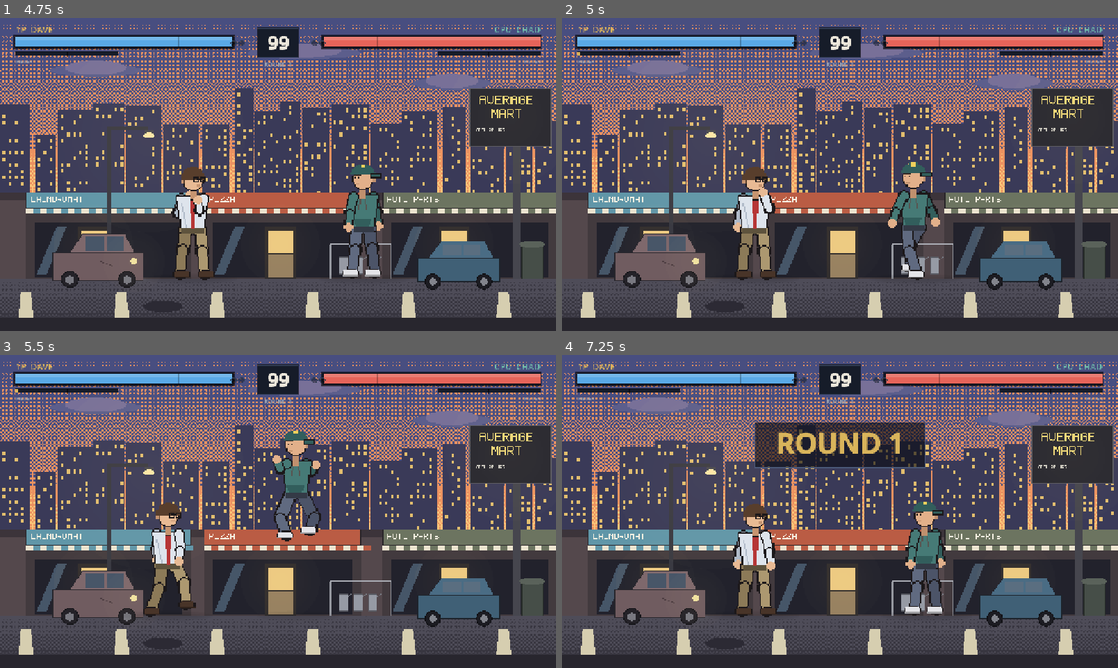
Above: before the commit, frames 1-4 (two rows, left to right).
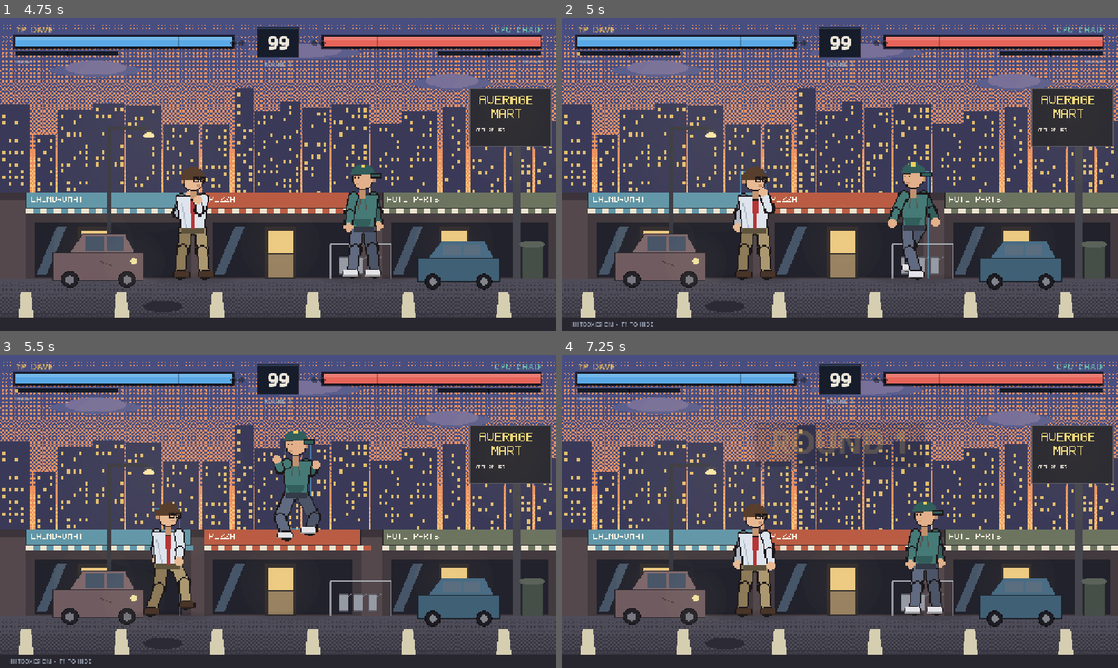
Above: after the commit, the same moments.

Repository: DrCzechyl/AverageCombat
Game: Godot game, scene res://scenes/ui/main_menu.tscn
Two runs of this game, one before a commit and one after it. Both use one fixed random seed, a clock stepped at 60 frames per second and the inputs below.
Inputs (mouse positions are in pixels of both pictures, inside the frame that each line leads up to):
- Up to frame 1 (4.75 s): click "ARCADE" at 0.5 s; tap Enter (p1_confirm) at 1.25, 1.35 s; move the mouse to (400, 158) at 1.27 s; hold D (p1_right) 1.28-2.03 s; click (400, 158) at 1.42 s; move the mouse to (166, 190) at 2.02 s; hold S 2.03-2.78 s; tap F (p1_light) at 2.1 s; move the mouse to (333, 105) at 2.77 s; hold D (p1_right) 2.78-3.53 s; tap Keypad Enter (p2_confirm) at 2.85 s; move the mouse to (250, 237) at 3.52 s; hold W 3.53-4.28 s; tap Left (p2_left) at 3.6 s; click (250, 237) at 3.67 s; move the mouse to (444, 221) at 4.27 s; hold A (p1_left) from 4.28 s (still down); tap Keypad 1 (p2_light) at 4.35 s
- Up to frame 2 (5 s): keep holding A (p1_left); tap F1 (debug_hitboxes) at 4.9 s
- Up to frame 3 (5.5 s): keep holding A (p1_left); move the mouse to (111, 464) at 5.02 s; tap Right (p2_right) at 5.1 s
- Up to frame 4 (7.25 s): tap Escape (pause) at 5.65 s; release A (p1_left) at 5.75 s; click "RESTART MATCH" at 5.75 s; move the mouse to (867, 511) at 6.52 s; hold S from 6.53 s (still down); tap G at 6.6 s; click (867, 511) at 6.67 s; tap F5 (reset_round) at 7.15 s

Frame 1 is identical in both runs. In frame 2, 0.2% of the frame differs, in the area x 2-66%, y 48-99%; in frame 3, 0.2%; in frame 4, 4.5%, in the area x 34-66%, y 21-37%.

Commit message:
Fix fighter combat and match flow edge cases

Diff:
--- a/scripts/autoload/game.gd
+++ b/scripts/autoload/game.gd
@@ -82,6 +82,8 @@
 		p2_id = arcade["ladder"][0]
 	else:
 		p2_id = new_p2 if new_p2 != "" else CharacterDB.random_other(p1_id)
+	if not versus and p2_id == p1_id:
+		p2_id = CharacterDB.random_other(p1_id)
 	SaveData.last_picks["p1"] = p1_id
 	SaveData.last_picks["p2"] = p2_id
 	SaveData.save_game()
--- a/scripts/autoload/save_data.gd
+++ b/scripts/autoload/save_data.gd
@@ -46,6 +46,15 @@
 	# Clamp anything a hand-edited config might have broken.
 	settings["volume"] = clampf(float(settings["volume"]), 0.0, 1.0)
 	settings["difficulty"] = clampi(int(settings["difficulty"]), 1, 3)
+	for key in ["screen_shake", "hitstop", "show_hitboxes", "fullscreen"]:
+		if not (settings[key] is bool):
+			settings[key] = DEFAULT_SETTINGS[key]
+	if last_picks["p1"] not in CharacterDB.ORDER:
+		last_picks["p1"] = "dave"
+	if last_picks["p2"] not in CharacterDB.ORDER:
+		last_picks["p2"] = "karen"
+	if last_picks["stage"] not in StageDB.ORDER:
+		last_picks["stage"] = "breakroom"
 
 
 func save_game() -> void:
--- a/scripts/autoload/sfx.gd
+++ b/scripts/autoload/sfx.gd
@@ -26,6 +26,7 @@
 
 
 func _ready() -> void:
+	process_mode = Node.PROCESS_MODE_ALWAYS
 	for key in SOUNDS:
 		var path: String = SOUNDS[key]
 		if ResourceLoader.exists(path):
--- a/scripts/data/character_db.gd
+++ b/scripts/data/character_db.gd
@@ -127,7 +127,7 @@
 		"knockback": 340.0, "launch": 0.0, "height": "mid",
 		"hitbox": Rect2(18, -232, 140, 90),
 		"meter_gain": 0.0, "meter_cost": 50.0,
-		"sfx": "projectile", "hit_sfx": "hit_heavy",
+		"sfx": "swing", "hit_sfx": "hit_heavy",
 		"lunge": 420.0, "armor": false, "chip": 0.12,
 	},
 }
--- a/scripts/fight/ai_controller.gd
+++ b/scripts/fight/ai_controller.gd
@@ -40,20 +40,23 @@
 	if _block_ticks > 0:
 		_block_ticks -= 1
 
-	if _block_ticks > 0:
-		out["block"] = true
-		out["crouch"] = _crouch_block
-		return out
-
 	var dx := foe.pos.x - me.pos.x
 	var dist := absf(dx)
 	var toward := 1 if dx >= 0.0 else -1
 
-	if _tick % _interval == 0:
+	if _block_ticks <= 0 and _tick % _interval == 0:
 		_think(me, foe, dist, toward)
 
 	if _retreat_ticks > 0:
 		_retreat_ticks -= 1
+		_dir = -toward
+		_crouch = false
+
+	if _block_ticks > 0:
+		out["block"] = true
+		out["crouch"] = _crouch_block
+		out["dir"] = _dir
+		return out
 
 	out["dir"] = _dir
 	out["crouch"] = _crouch
--- a/scripts/fight/arena.gd
+++ b/scripts/fight/arena.gd
@@ -189,6 +189,53 @@
 		Phase.MATCH_END:
 			_step_match_end()
 
+	_separate_bodies()
+
+
+func _separate_bodies() -> void:
+	if p1.airborne or p2.airborne:
+		return
+	var min_dist := CharacterDB.BODY_HALF_WIDTH * 2.0
+	var pos1 := p1.pos
+	var pos2 := p2.pos
+	var delta := pos2.x - pos1.x
+	var dist := absf(delta)
+	if dist >= min_dist:
+		return
+	var sign := 1.0 if delta >= 0.0 else -1.0
+	var half := (min_dist - dist) * 0.5
+	pos1.x -= sign * half
+	pos2.x += sign * half
+	pos1.x = clampf(pos1.x, p1.bounds.x, p1.bounds.y)
+	pos2.x = clampf(pos2.x, p2.bounds.x, p2.bounds.y)
+	delta = pos2.x - pos1.x
+	dist = absf(delta)
+	if dist < min_dist:
+		var leftover := min_dist - dist
+		sign = 1.0 if delta >= 0.0 else -1.0
+		var room1 := (pos1.x - p1.bounds.x) if sign > 0.0 else (p1.bounds.y - pos1.x)
+		var room2 := (p2.bounds.y - pos2.x) if sign > 0.0 else (pos2.x - p2.bounds.x)
+		room1 = maxf(0.0, room1)
+		room2 = maxf(0.0, room2)
+		if room2 >= room1:
+			var push2 := minf(leftover, room2)
+			pos2.x += sign * push2
+			leftover -= push2
+			if leftover > 0.0:
+				pos1.x -= sign * minf(leftover, room1)
+		else:
+			var push1 := minf(leftover, room1)
+			pos1.x -= sign * push1
+			leftover -= push1
+			if leftover > 0.0:
+				pos2.x += sign * minf(leftover, room2)
+		pos1.x = clampf(pos1.x, p1.bounds.x, p1.bounds.y)
+		pos2.x = clampf(pos2.x, p2.bounds.x, p2.bounds.y)
+	p1.pos = pos1
+	p2.pos = pos2
+	p1.position = pos1
+	p2.position = pos2
+
 
 func _step_intro() -> void:
 	p1.tick(InputRouter.blank())
@@ -218,10 +265,14 @@
 
 	_handle_spawns()
 	_resolve_melee()
-	_update_projectiles()
+	# Hitstop freezes projectiles and the clock. The impact step already resolved.
+	var frozen := p1.hitstop > 0 or p2.hitstop > 0
+	if not frozen:
+		_update_projectiles()
 	_handle_landings()
 	_update_combos()
-	_update_timer()
+	if not frozen:
+		_update_timer()
 	_check_ko()
 
 
@@ -307,6 +358,8 @@
 
 func _register_hit(attacker_index: int, attacker: Fighter, defender: Fighter,
 		hit: Dictionary, info: Dictionary, result: Dictionary, blocked: bool) -> void:
+	if bool(result.get("ko", false)):
+		blocked = false
 	var contact: Vector2 = hit["rect"].get_center()
 	var heavy := float(result["damage"]) >= 80.0
 	# Landing (or getting blocked) builds the attacker's meter.
@@ -338,26 +391,29 @@
 		var f: Fighter = p1 if i == 0 else p2
 		if f.state != Fighter.State.ATTACK or f.move.is_empty():
 			continue
-		if not f.move.has("projectile"):
+		if not f.move.has("projectile") or f.move_projectile_spawned:
 			continue
 		if f.move_tick == int(f.move.get("startup", 1)):
 			var proj := Projectile.new()
 			proj.setup(f, f.move["projectile"])
 			projectiles_root.add_child(proj)
 			projectiles.append(proj)
+			f.move_projectile_spawned = true
 
 
 func _update_projectiles() -> void:
 	for proj in projectiles.duplicate():
-		if not is_instance_valid(proj) or proj.dead:
+		if not is_instance_valid(proj):
 			projectiles.erase(proj)
-			if is_instance_valid(proj):
-				proj.queue_free()
+			continue
+		if proj.dead:
+			_retire_projectile(proj)
 			continue
 		proj.tick()
 		var defender: Fighter = p2 if proj.owner_index == 0 else p1
 		if defender.can_be_hit() and proj.hitbox().intersects(defender.hurtbox()):
-			var blocked := defender.is_guarding("mid")
+			proj.connected = true
+			var blocked := defender.is_guarding(str(proj.info.get("height", "mid")))
 			var info: Dictionary = proj.info.duplicate(true)
 			var scale := 1.0
 			if not blocked:
@@ -369,6 +425,9 @@
 			proj.dead = true
 			proj.queue_free()
 			projectiles.erase(proj)
+			continue
+		if proj.dead:
+			_retire_projectile(proj)
 
 
 func _update_combos() -> void:
@@ -611,3 +670,28 @@
 	p2.debug_boxes = value
 	p1.queue_redraw()
 	p2.queue_redraw()
+
+
+func _unhandled_input(event: InputEvent) -> void:
+	if event.is_action_pressed("debug_hitboxes"):
+		set_hitboxes_visible(not hitboxes_visible)
+		if pause_menu != null and pause_menu._hitbox_button != null:
+			pause_menu._hitbox_button.text = "HITBOXES: %s" % ("ON" if hitboxes_visible else "OFF")
+		get_viewport().set_input_as_handled()
+		return
+	if event.is_action_pressed("reset_round"):
+		if not finished:
+			if training:
+				_training_reset()
+			else:
+				_start_round()
+		get_viewport().set_input_as_handled()
+
+
+func _retire_projectile(proj: Projectile) -> void:
+	if is_instance_valid(proj) and not proj.connected:
+		var owner: Fighter = p1 if proj.owner_index == 0 else p2
+		owner.meter = minf(CharacterDB.METER_MAX, owner.meter + 2.0)
+	projectiles.erase(proj)
+	if is_instance_valid(proj):
+		proj.queue_free()
--- a/scripts/fight/fighter.gd
+++ b/scripts/fight/fighter.gd
@@ -51,6 +51,7 @@
 var move_has_hit := false
 var move_armor_used := false
 var move_lunged := false
+var move_projectile_spawned := false
 
 var knockout := false
 var landed_flag := false
@@ -127,6 +128,7 @@
 	move_has_hit = false
 	move_armor_used = false
 	move_lunged = false
+	move_projectile_spawned = false
 	knockout = false
 	landed_flag = false
 	jumped_flag = false
@@ -165,6 +167,7 @@
 	move_tick = 0
 	move_has_hit = false
 	move_lunged = false
+	move_projectile_spawned = false
 
 
 # ---------------------------------------------------------------------------
@@ -238,7 +241,6 @@
 		state = State.AIR
 		state_tick = 0
 		jumped_flag = true
-		Sfx.play("land", -18.0, 1.35)
 		return
 
 	if airborne:
@@ -296,6 +298,7 @@
 	move_has_hit = false
 	move_armor_used = false
 	move_lunged = false
+	move_projectile_spawned = false
 	state = State.ATTACK
 	state_tick = 0
 	blocking = false
@@ -314,8 +317,9 @@
 	var startup := int(move.get("startup", 1))
 	var active := int(move.get("active", 1))
 
-	if move_tick == startup + active and not move_has_hit:
-		# whiffed: a trickle of meter, so patient players still get a special
+	# A projectile is still in flight when these active frames end, so the
+	# whiff bonus waits until the arena sees it miss.
+	if move_tick == startup + active and not move_has_hit and not move.has("projectile"):
 		meter = minf(CharacterDB.METER_MAX, meter + 2.0)
 
 	if not move_lunged and move_tick >= startup and float(move.get("lunge", 0.0)) > 0.0:
@@ -399,6 +403,9 @@
 
 func active_hit() -> Dictionary:
 	if state != State.ATTACK or move.is_empty() or move_has_hit:
+		return {}
+	# Projectile moves (Karen's clipboard) deal damage only through the projectile.
+	if move.has("projectile"):
 		return {}
 	var startup := int(move.get("startup", 1))
 	var active := int(move.get("active", 1))
@@ -462,7 +469,11 @@
 
 	if blocked:
 		var chip := damage * float(info.get("chip", 0.12))
-		health = maxf(1.0, health - chip)
+		if health - chip <= 0.0:
+			# A killing chip is a KO, not a successful block.
+			result["blocked"] = false
+			return _apply_hit_damage(info, dir, chip, result)
+		health -= chip
 		meter = minf(CharacterDB.METER_MAX, meter + damage * 0.06)
 		state = State.BLOCKSTUN
 		stun_ticks = int(info.get("blockstun", 10))
@@ -472,16 +483,22 @@
 		result["damage"] = chip
 		return result
 
-	# Super armor (Tony's special) eats the hit but keeps going.
-	if state == State.ATTACK and bool(move.get("armor", false)) and not move_armor_used:
+	# Super armor (Tony's special) eats a non-lethal hit and keeps the move going.
+	# A hit that would empty the bar still KOs.
+	var armored := state == State.ATTACK and bool(move.get("armor", false)) and not move_armor_used
+	if armored and health - damage > 0.0:
 		move_armor_used = true
-		health = maxf(1.0, health - damage)
+		health -= damage
 		meter = minf(CharacterDB.METER_MAX, meter + damage * 0.1)
 		flash_ticks = 6
 		result["damage"] = damage
 		result["armored"] = true
 		return result
 
+	return _apply_hit_damage(info, dir, damage, result)
+
+
+func _apply_hit_damage(info: Dictionary, dir: int, damage: float, result: Dictionary) -> Dictionary:
 	health -= damage
 	combo_received += 1
 	meter = minf(CharacterDB.METER_MAX, meter + damage * 0.1)
--- a/scripts/fight/hud.gd
+++ b/scripts/fight/hud.gd
@@ -7,7 +7,6 @@
 var arena: Arena = null
 
 var _trail := [0.0, 0.0]
-var _meter_flash := [0.0, 0.0]
 var _font: Font
 var _heavy: Font
 
@@ -35,10 +34,6 @@
 			_trail[i] = healths[i]
 		else:
 			_trail[i] = move_toward(_trail[i], healths[i], delta * 340.0)
-		var ready := arena._fighter(i).meter >= CharacterDB.METER_COST
-		_meter_flash[i] = maxf(0.0, _meter_flash[i] - delta)
-		if ready and _meter_flash[i] <= 0.0 and randf() < 0.04:
-			_meter_flash[i] = 0.6
 	queue_redraw()
 
 
@@ -52,7 +47,8 @@
 	if arena.training:
 		_draw_training_hints()
 	if arena.hitboxes_visible:
-		_text("HITBOXES ON  -  F1 TO HIDE", Vector2(24, 710), 14, UITheme.MUTED)
+		var notice_y := 674.0 if arena.training else 710.0
+		_text("HITBOXES ON  -  F1 TO HIDE", Vector2(24, notice_y), 14, UITheme.MUTED)
 
 
 func _draw_player_side(index: int) -> void:
--- a/scripts/fight/pause_menu.gd
+++ b/scripts/fight/pause_menu.gd
@@ -52,14 +52,25 @@
 	var quit := UI.button(self, "QUIT TO MENU", Vector2(470, 486), Vector2(340, 54))
 	quit.pressed.connect(_quit)
 	_buttons = [_resume_button, restart, _hitbox_button, quit]
+	for i in _buttons.size():
+		var above: Button = _buttons[(i + _buttons.size() - 1) % _buttons.size()]
+		var below: Button = _buttons[(i + 1) % _buttons.size()]
+		_buttons[i].focus_neighbor_top = _buttons[i].get_path_to(above)
+		_buttons[i].focus_neighbor_bottom = _buttons[i].get_path_to(below)
 
 
 func _unhandled_input(event: InputEvent) -> void:
+	# Escape is both "pause" and ui_cancel. Accept pause before ui_cancel so
+	# one press toggles instead of opening and closing on the same event.
 	if event.is_action_pressed("pause"):
 		if visible:
 			close()
 		else:
 			open()
+		accept_event()
+		return
+	if visible and event.is_action_pressed("ui_cancel"):
+		close()
 		accept_event()
 
 
--- a/scripts/fight/projectile.gd
+++ b/scripts/fight/projectile.gd
@@ -12,6 +12,7 @@
 var speed := 800.0
 var life := 0.9
 var dead := false
+var connected := false
 var _spin := 0.0
 
 
@@ -19,10 +20,22 @@
 	owner_index = owner.player_index
 	facing = owner.facing
 	info = data.duplicate(true)
+	var move := owner.move
+	if not info.has("chip"):
+		info["chip"] = move.get("chip", 0.12)
+	if not info.has("hit_sfx"):
+		info["hit_sfx"] = move.get("hit_sfx", "hit_light")
+	# 0 is a real value (Karen's special). Leaving the key off would fall
+	# through to the arena's meter default of 8.
+	if not info.has("meter_gain"):
+		info["meter_gain"] = float(move.get("meter_gain", 0.0))
+	if not info.has("height"):
+		info["height"] = move.get("height", "mid")
 	speed = float(info.get("speed", 800.0))
 	life = float(info.get("life", 0.9))
 	position = owner.pos + Vector2(facing * 66.0, -196.0)
 	z_index = 3
+	connected = false
 
 
 func tick() -> void:
--- a/scripts/ui/character_select.gd
+++ b/scripts/ui/character_select.gd
@@ -56,6 +56,8 @@
 	_bio.horizontal_alignment = HORIZONTAL_ALIGNMENT_CENTER
 	_bio.autowrap_mode = TextServer.AUTOWRAP_WORD_SMART
 
+	if mode != "versus" and index[1] == index[0]:
+		index[1] = (index[0] + 1) % CharacterDB.ORDER.size()
 	_refresh()
 
 
@@ -138,6 +140,8 @@
 			locked[0] = true
 			_dirty = true
 			Sfx.play_ui("confirm")
+		if moved and mode != "versus" and index[1] == index[0]:
+			index[1] = (index[0] + 1) % CharacterDB.ORDER.size()
 
 	if mode == "versus" and not locked[1]:
 		if Input.is_action_just_pressed("p2_left"):
--- a/scripts/ui/options.gd
+++ b/scripts/ui/options.gd
@@ -70,7 +70,7 @@
 		"MASTER VOLUME":
 			var steps := [0, 10, 20, 30, 40, 50, 60, 70, 80, 90, 100]
 			var current := int(round(float(SaveData.settings["volume"]) * 100.0))
-			var next := 100
+			var next: int = steps[0]
 			for step in steps:
 				if step > current:
 					next = step
--- a/scripts/ui/results.gd
+++ b/scripts/ui/results.gd
@@ -65,9 +65,9 @@
 	UI.banner(self, title, 96, 78, color, UITheme.heading_font)
 	UI.banner(self, subtitle, 190, 20, UITheme.MUTED)
 
-	# Winner portrait in the center.
-	var winner_id := str(result.get("p1", "dave")) if p1_won else str(result.get("p2", "karen"))
-	if mode == "arcade" and not p1_won:
+	# Winner portrait in the center. A draw is not a player 2 victory.
+	var winner_id := str(result.get("p1", "dave")) if (p1_won or winner < 0) else str(result.get("p2", "karen"))
+	if mode == "arcade" and not p1_won and winner >= 0:
 		winner_id = str(result.get("p2", "karen"))
 	UI.portrait(self, winner_id, Rect2(560, 224, 160, 240), 0, 0)
 
@@ -80,8 +80,8 @@
 
 	var rows := [
 		["SCORE", "%d  -  %d" % [int(wins[0]), int(wins[1])]],
-		["BEST COMBO", "%d HITS" % int(combos[0])],
-		["DAMAGE DEALT", "%d" % int(damage[0])],
+		["BEST COMBO", "%d  -  %d" % [int(combos[0]), int(combos[1])]],
+		["DAMAGE DEALT", "%d  -  %d" % [int(damage[0]), int(damage[1])]],
 		["MATCH TIME", UI.fmt_seconds(seconds)],
 	]
 	UI.panel(self, Rect2(400, 470, 480, 142), UITheme.BORDER, 2)
--- a/tests/smoke.gd
+++ b/tests/smoke.gd
@@ -21,6 +21,7 @@
 	_check_databases()
 	await _check_melee()
 	await _check_projectile()
+	await _check_lethal_chip_and_armor()
 	await _check_training_reset()
 	await _check_time_over()
 	await _check_ai_match()
@@ -164,6 +165,23 @@
 
 
 func _check_projectile() -> void:
+	# Close enough that the old melee box overlapped. Only the clipboard should hit.
+	var close := await _make_arena("karen", "dave")
+	close.p1.meter = CharacterDB.METER_MAX
+	close.p1.pos = Vector2(480, CharacterDB.GROUND_Y)
+	close.p2.pos = Vector2(580, CharacterDB.GROUND_Y)
+	close.p1.position = close.p1.pos
+	close.p2.position = close.p2.pos
+	close.p1.start_move("special")
+	var close_before: float = close.p2.health
+	for i in 40:
+		close._step()
+	var dropped: float = close_before - close.p2.health
+	_ok(dropped > 40.0 and dropped < 130.0,
+			"Karen's close special should hit once (health drop %.1f)" % dropped)
+	close.queue_free()
+	await get_tree().process_frame
+
 	var arena := await _make_arena("karen", "dave")
 	arena.p1.meter = CharacterDB.METER_MAX
 	arena.p1.pos = Vector2(360, CharacterDB.GROUND_Y)
@@ -180,6 +198,29 @@
 	_ok(spawned, "Karen's special never spawned a projectile")
 	_ok(arena.p2.health < hp_before, "projectile did not damage the opponent")
 	_ok(arena.p1.meter < CharacterDB.METER_MAX, "special did not spend meter")
+	arena.queue_free()
+	await get_tree().process_frame
+
+
+func _check_lethal_chip_and_armor() -> void:
+	var arena := await _make_arena("dave", "karen")
+	var info: Dictionary = arena.p1.data["moves"]["heavy"].duplicate(true)
+	arena.p2.health = 5.0
+	var blocked_result: Dictionary = arena.p2.take_hit(info, true, 1, 1.0)
+	_ok(bool(blocked_result["ko"]) and arena.p2.knockout,
+			"chip failed to KO a defender at low health")
+	_ok(is_equal_approx(arena.p2.health, 0.0),
+			"chip KO left health at %.1f" % arena.p2.health)
+
+	arena.p1.start_move("jab")
+	arena.p1.move["armor"] = true
+	arena.p1.health = 10.0
+	var armor_hit := {"damage": 40.0, "hitstun": 12, "knockback": 180.0, "launch": 0.0}
+	var armor_result: Dictionary = arena.p1.take_hit(armor_hit, false, -1, 1.0)
+	_ok(bool(armor_result["ko"]) and arena.p1.knockout,
+			"armor ignored a lethal hit")
+	_ok(is_equal_approx(arena.p1.health, 0.0),
+			"armored KO left health at %.1f" % arena.p1.health)
 	arena.queue_free()
 	await get_tree().process_frame
 
